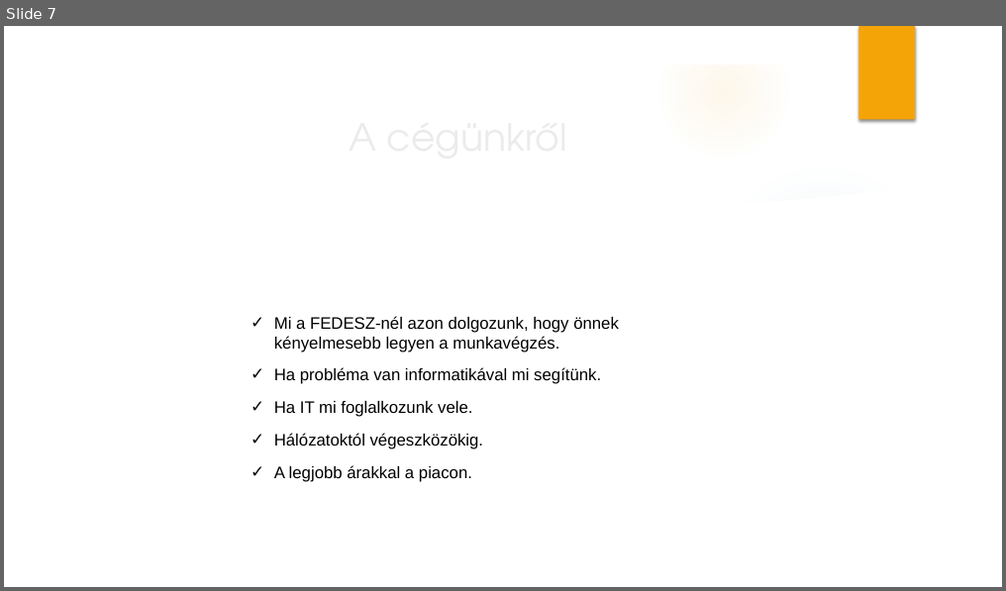
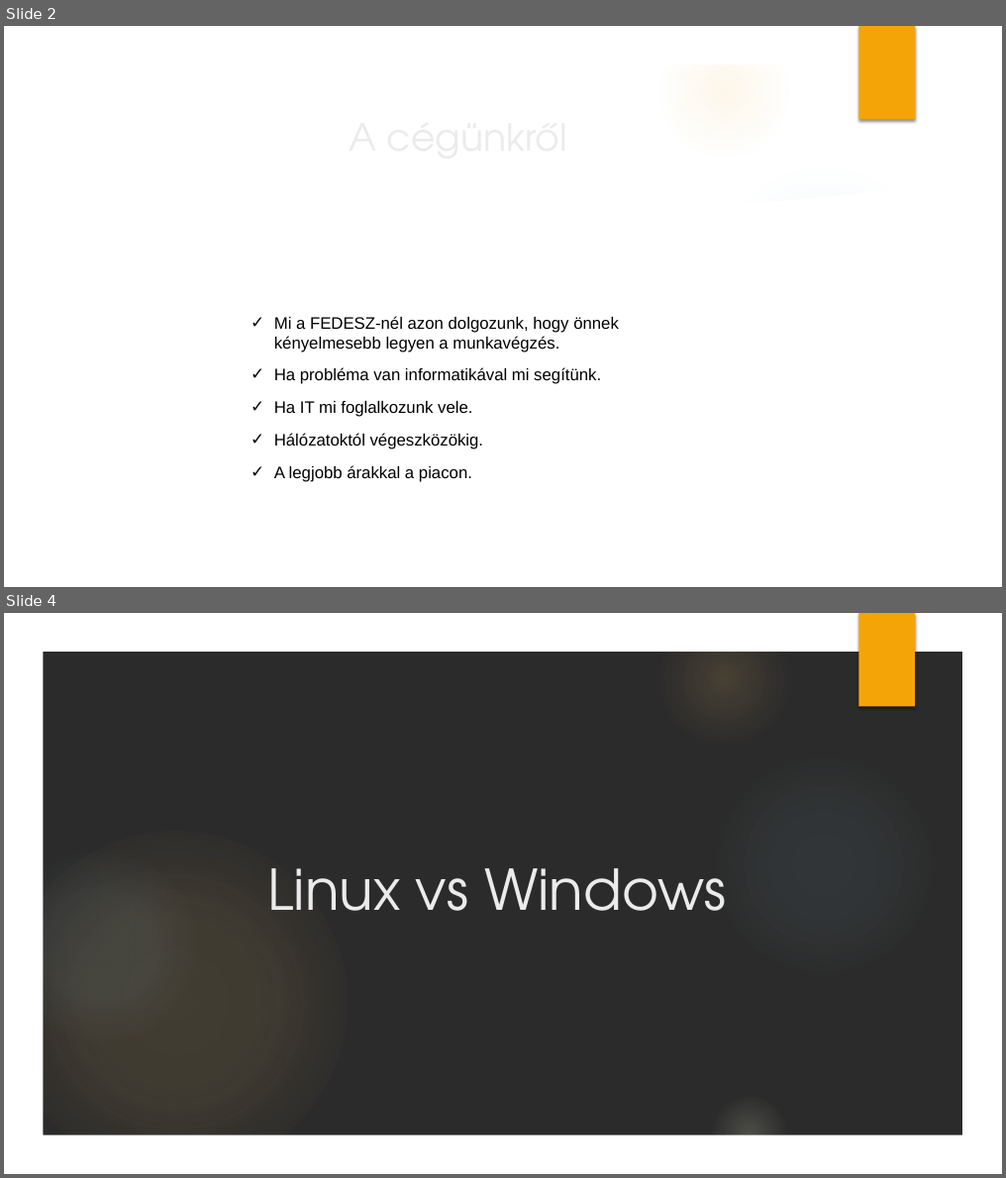
Before and after one commit to KPappBenjamin/Fedesz, a slide deck: Cégünk bemutatása.pptx. Shown one above the other, each under a label of ours: slide 7 before the commit, slides 2 and 4 after it; the slides between them are not shown. The pictures are 1006x591 and 1006x1178 pixels, drawn with LibreOffice and Linux fonts; fonts in the diff are those of the drawing; background and template pictures are left out; a plain dark background stands for a picture behind light text. Boxes give left, top, right and bottom in pixels: in the first picture for what was removed or moved away, otherwise in the second. Text is boxed around its words. In the diff, an @@ line names an element or a change of style, - is before the commit and + after.

```diff
--- a/Cégünk bemutatása.pptx
+++ b/Cégünk bemutatása.pptx
@@ slide 4 added at (4, 613, 1002, 1174), background picture (left out); not listed: 8 template elements that a slide beside it also shows @@
@@ title added at (267, 868, 726, 911), 54 pt, text #EBEBEB @@
+Linux vs Windows
@@ what was slide 7 is now slide 2 @@
```
Also in this commit, not shown: 2 slides changed, 2 other slides added.
